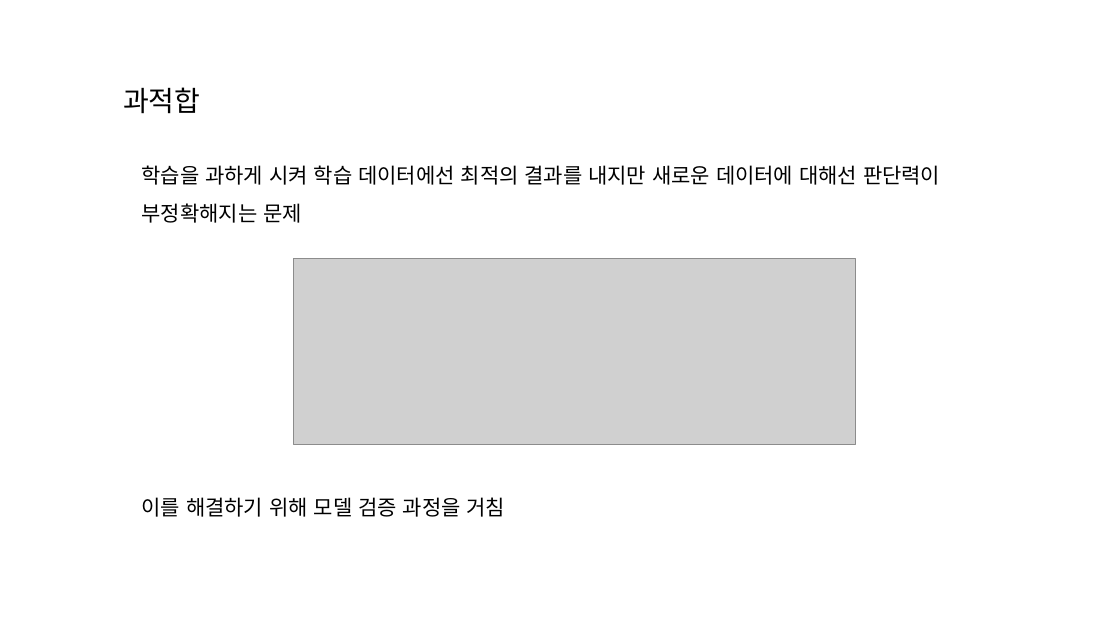
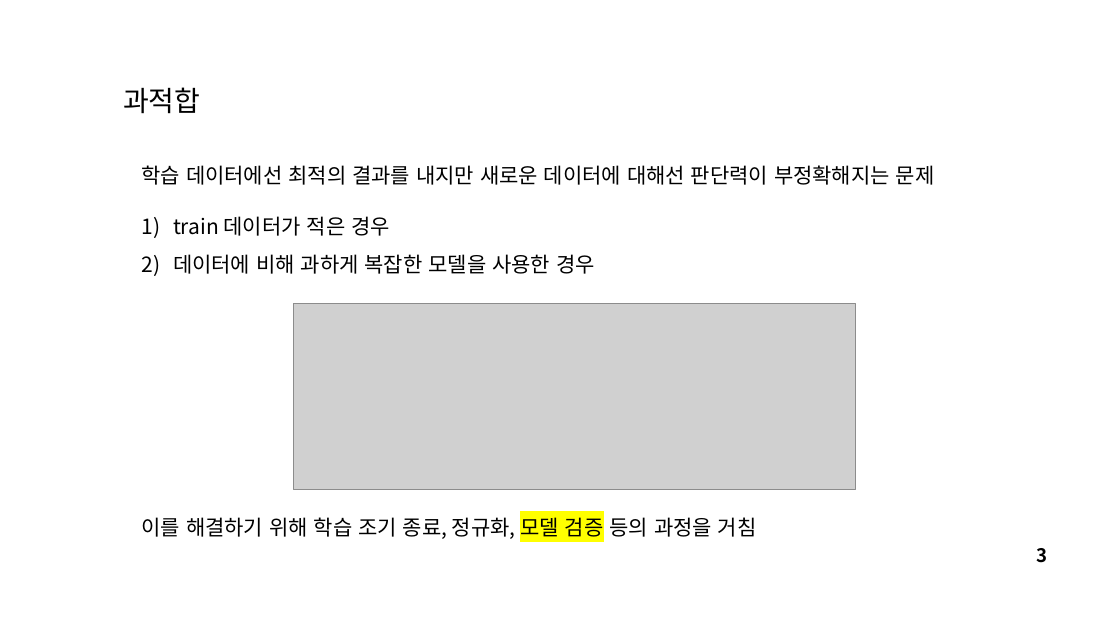
Before and after one commit to lsj7087/22.09-23.08_Baf_Management, a slide deck: slide 4 of 220924_session3/220924_세션3_모델평가_하이퍼파라미터튜닝.pptx. Drawn at 1120x630 pixels with LibreOffice and Linux fonts; fonts in the diff are those of the drawing; grey boxes stand for pictures; background and template pictures are left out. Boxes give left, top, right and bottom in pixels: in the first picture for what was removed or moved away, otherwise in the second. Text is boxed around its words. In the diff, an @@ line names an element or a change of style, - is before the commit and + after.

```diff
--- a/220924_session3/220924_세션3_모델평가_하이퍼파라미터튜닝.pptx
+++ b/220924_session3/220924_세션3_모델평가_하이퍼파라미터튜닝.pptx
@@ text at [142, 165, 935, 185]: text changed @@
-학습을 과하게 시켜 학습 데이터에선 최적의 결과를 내지만 새로운 데이터에 대해선 판단력이 부정확해지는 문제
+학습 데이터에선 최적의 결과를 내지만 새로운 데이터에 대해선 판단력이 부정확해지는 문제
@@ text added at [173, 216, 595, 274], 18 pt, text #000000 @@
+1) train 데이터가 적은 경우
+2) 데이터에 비해 과하게 복잡한 모델을 사용한 경우
@@ picture: place and size @@
-picture at [293, 259, 855, 444]
+picture at [293, 304, 855, 490]
@@ text at [142, 517, 757, 539]: text changed @@
-이를 해결하기 위해 모델 검증 과정을 거침
+이를 해결하기 위해 학습 조기 종료, 정규화, 모델 검증 등의 과정을 거침
@@ page number added at [1036, 548, 1047, 563], 16 pt, text #000000, bold @@
+3
```
Also in this commit, not shown: 10 other slides changed, 2 slides added, 1 other file.
